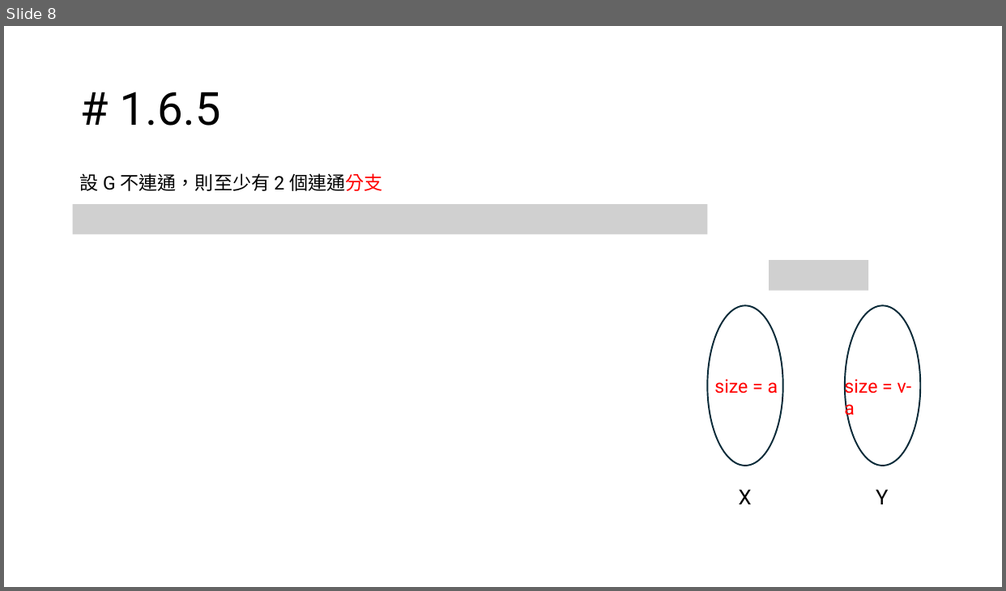
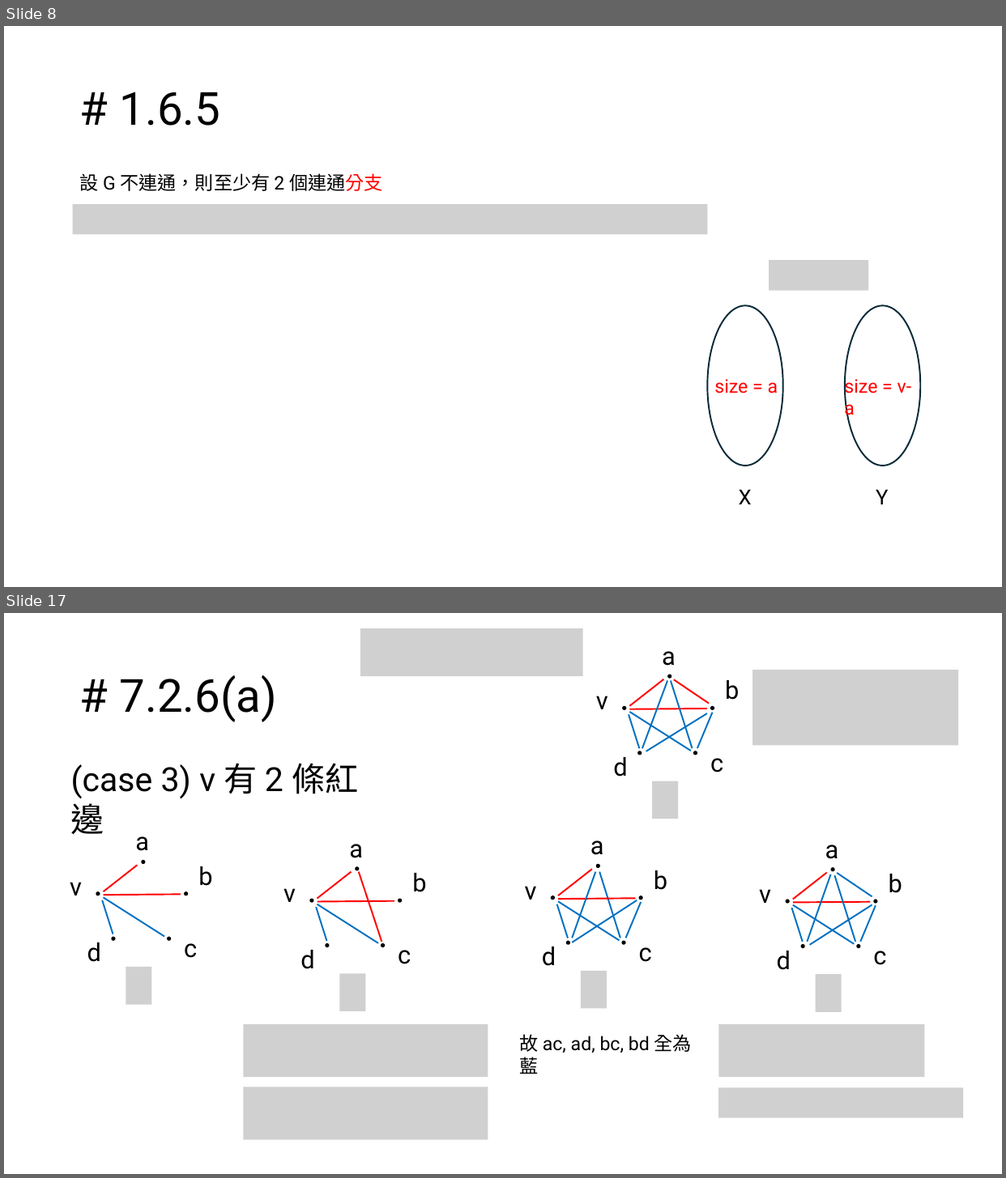
Before and after one commit to PuiPu/senior-college-spring, a slide deck: 圖論/期中圖.pptx. Shown one above the other, each under a label of ours: slide 8 before the commit, slides 8 and 17 after it; the slides between them are not shown. The pictures are 1006x591 and 1006x1178 pixels, drawn with LibreOffice and Linux fonts; fonts in the diff are those of the drawing; grey boxes stand for pictures. Boxes give left, top, right and bottom in pixels: in the first picture for what was removed or moved away, otherwise in the second. Text is boxed around its words. In the diff, an @@ line names an element or a change of style, - is before the commit and + after.

```diff
--- a/圖論/期中圖.pptx
+++ b/圖論/期中圖.pptx
@@ slide 17 added at bbox=[4, 613, 1002, 1174], background #FFFFFF @@
@@ picture added at bbox=[360, 628, 583, 677] @@
@@ title added at bbox=[120, 675, 277, 722], 44 pt, text #000000 @@
+# 7.2.6(a)
@@ picture added at bbox=[752, 670, 958, 746] @@
@@ group added at bbox=[596, 651, 739, 819]: 9 lines, 5 texts, 5 ellipses, 1 picture @@
+a
+v
+b
+c
+d
@@ text added at bbox=[71, 763, 358, 834], 32 pt, text #000000 @@
+(case 3) v 有 2 條紅邊
@@ group added at bbox=[283, 844, 426, 1012]: 5 texts, 5 lines, 5 ellipses, 1 picture @@
+a
+v
+b
+c
+d
@@ line added from (572, 938) to (595, 872), #0070C0 1.5 pt @@
@@ line added from (620, 938) to (600, 872), #0070C0 1.5 pt @@
@@ line added from (808, 942) to (831, 875), #0070C0 1.5 pt @@
@@ line added from (856, 942) to (835, 875), #0070C0 1.5 pt @@
@@ group added at bbox=[70, 837, 212, 1004]: 5 texts, 5 ellipses, 4 lines, 1 picture @@
+a
+v
+b
+c
+d
@@ group added at bbox=[525, 841, 667, 1008]: 6 lines, 5 texts, 5 ellipses, 1 picture @@
+a
+v
+b
+c
+d
@@ line added from (809, 945) to (872, 905), #0070C0 1.5 pt @@
@@ group added at bbox=[759, 845, 902, 1012]: 6 lines, 5 texts, 5 ellipses, 1 picture @@
+a
+v
+b
+c
+d
@@ picture added at bbox=[244, 1024, 488, 1078] @@
@@ picture added at bbox=[719, 1024, 925, 1078] @@
@@ text added at bbox=[520, 1034, 692, 1074], 18 pt, text #000000 @@
+故 ac, ad, bc, bd 全為藍
@@ picture added at bbox=[244, 1088, 488, 1141] @@
@@ picture added at bbox=[719, 1088, 964, 1118] @@
```
Also in this commit, not shown: 10 other slides added, 12 other files.
